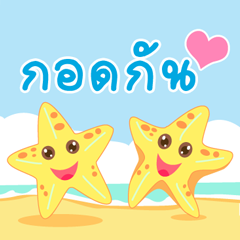
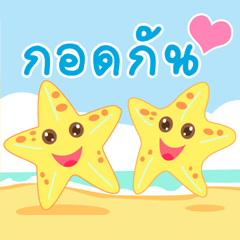
Comparing the layer stacks of the two w=240, h=240 images. Changes:
renamed "Layer 1" to "Layer 4", moved it above "Layer 2", painted on it over [left=0, top=12, right=240, bottom=228]
painted on "Layer 3" over [left=0, top=73, right=240, bottom=225]
